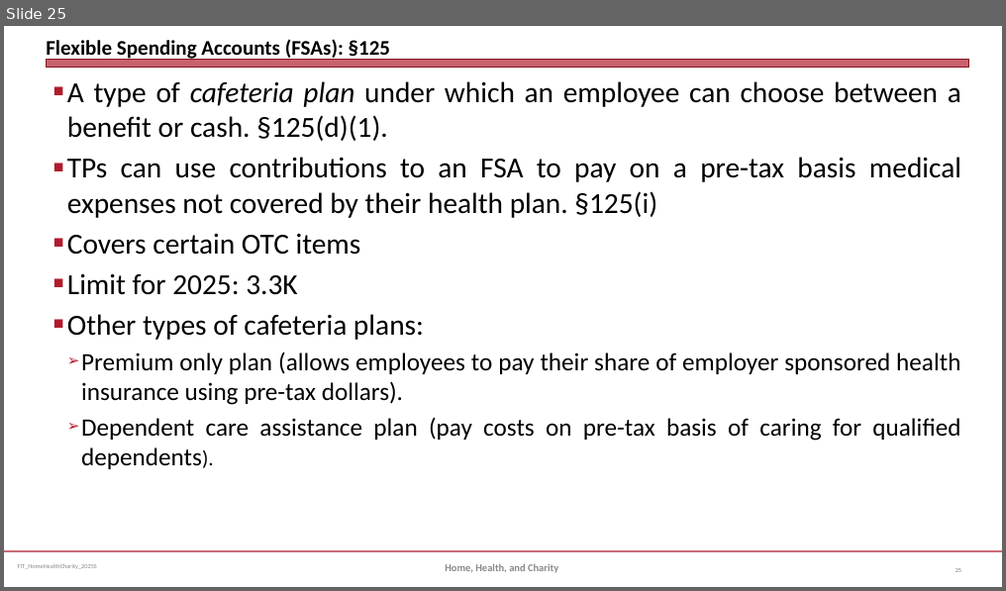
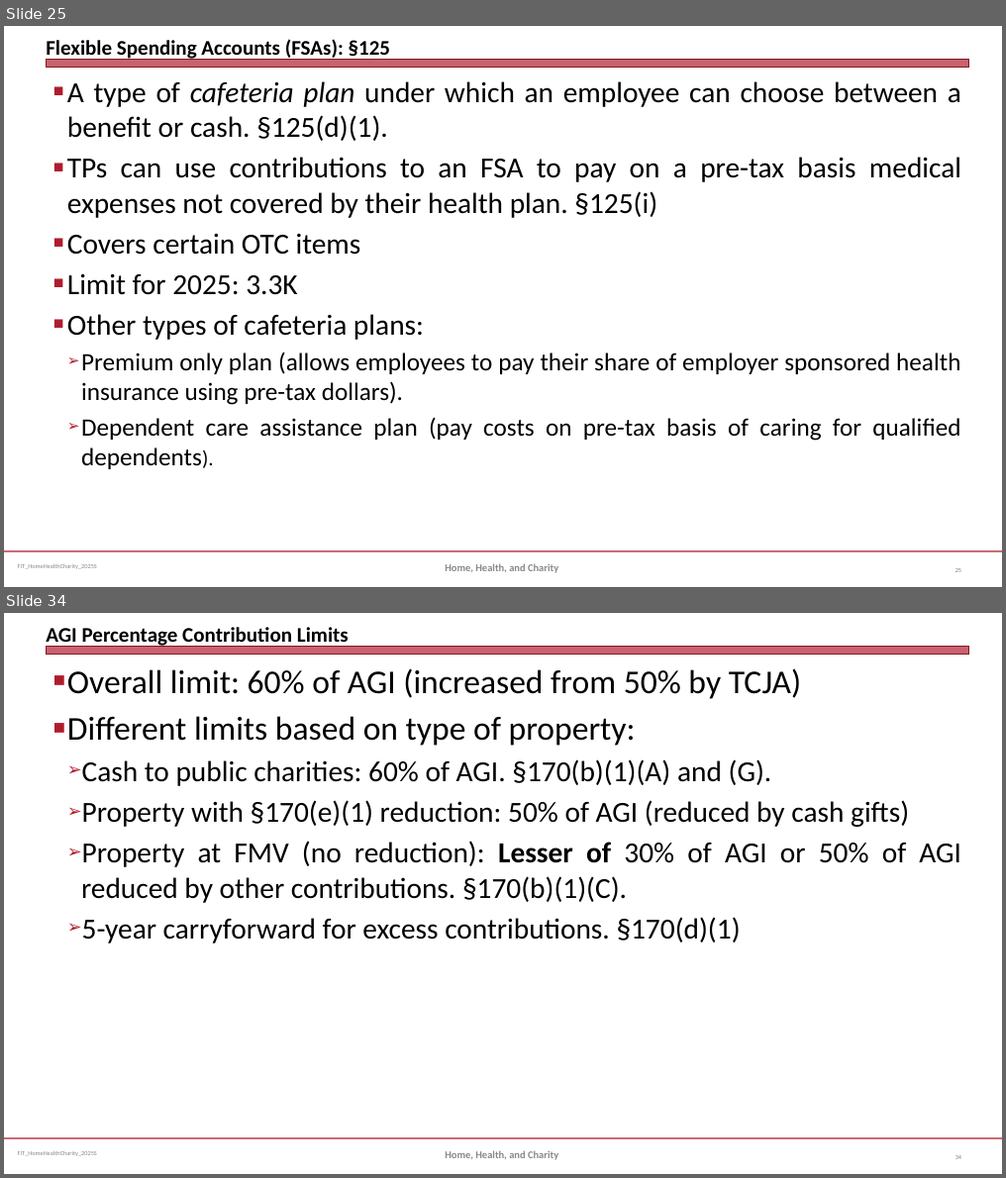
Before and after one commit to jmc877/Fed-Income-Tax, a slide deck: slides/FIT_HomeHealthCharity_2025S.pptx. Shown one above the other, each under a label of ours: slide 25 before the commit, slides 25 and 34 after it; the slides between them are not shown. The pictures are 1006x591 and 1006x1178 pixels, drawn with LibreOffice and Linux fonts; fonts in the diff are those of the drawing. Boxes give left, top, right and bottom in pixels: in the first picture for what was removed or moved away, otherwise in the second. Text is boxed around its words. In the diff, an @@ line names an element or a change of style, - is before the commit and + after.

```diff
--- a/slides/FIT_HomeHealthCharity_2025S.pptx
+++ b/slides/FIT_HomeHealthCharity_2025S.pptx
@@ slide 34 added at box(4, 613, 1002, 1174), background #FFFFFF; not listed: 3 template elements that a slide beside it also shows @@
@@ title added at box(46, 627, 349, 648), 20 pt, text #000000, bold @@
+AGI Percentage Contribution Limits
@@ text added at box(67, 668, 961, 944), 28 pt, text #000000 @@
+■ Overall limit: 60% of AGI (increased from 50% by TCJA)
+■ Different limits based on type of property:
+  ➢ Cash to public charities: 60% of AGI. §170(b)(1)(A) and (G).
+  ➢ Property with §170(e)(1) reduction: 50% of AGI (reduced by cash gifts)
+  ➢ Property at FMV (no reduction): Lesser of 30% of AGI or 50% of AGI reduced by other contributions. §170(b)(1)(C).
+  ➢ 5-year carryforward for excess contributions. §170(d)(1)
@@ text added at box(445, 1151, 558, 1160), 10 pt, text #898989, bold @@
+Home, Health, and Charity
@@ page number added at box(955, 1156, 961, 1159), 6 pt, text #808080 @@
+34
```
Also in this commit, not shown: 6 slides changed, 8 other slides added, 2 other files.
